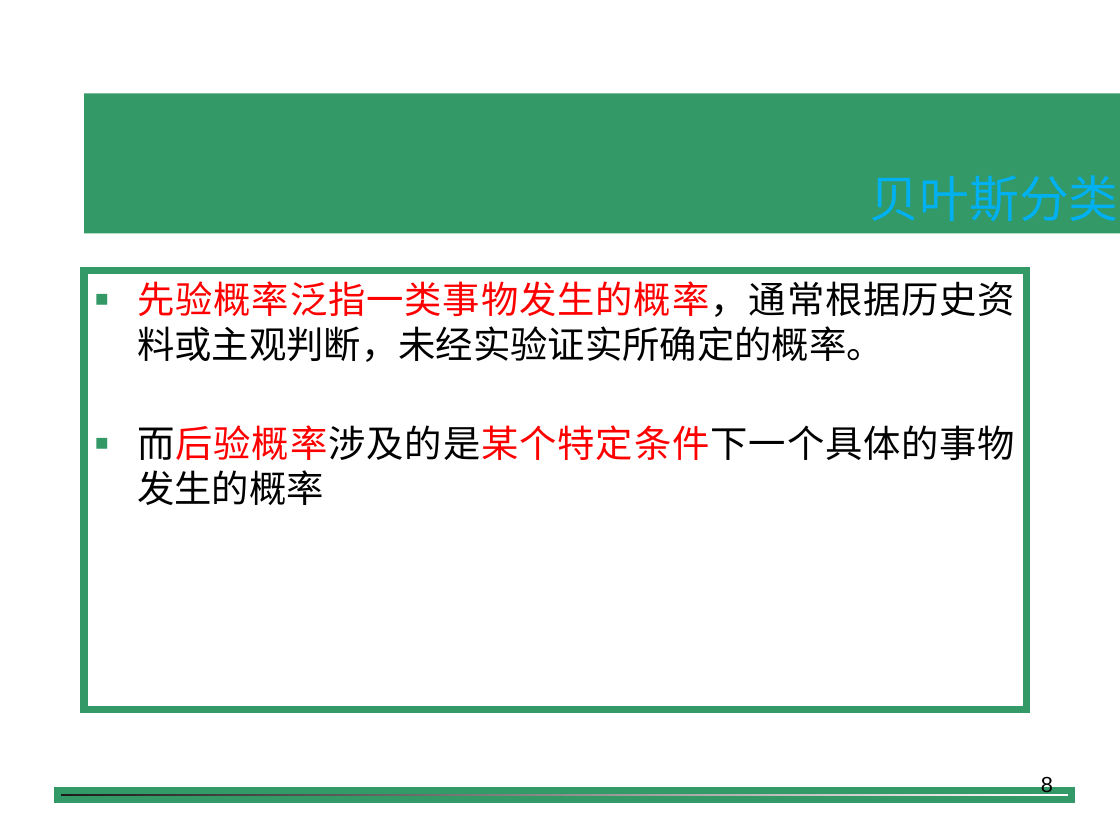
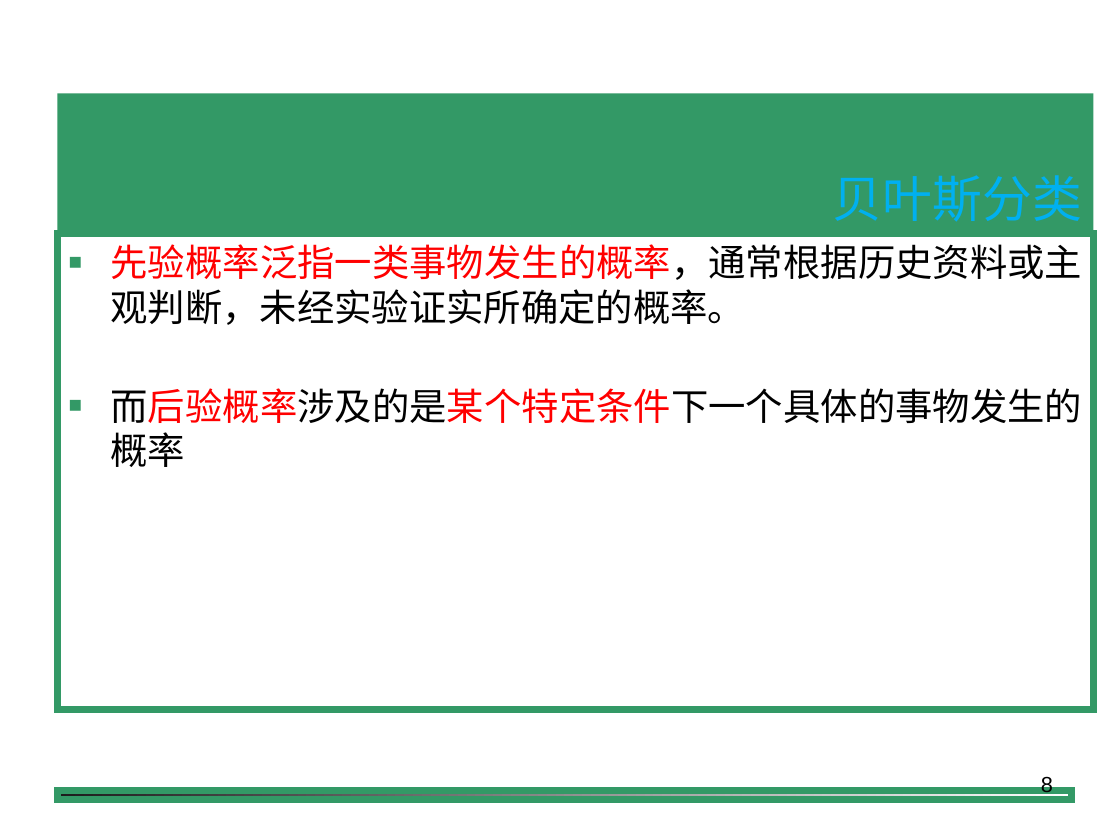
Before and after one commit to shfkuang/shfkuang.github.io, a slide deck: slide 8 of dm/ch4.4.ppt. Drawn at 1120x840 pixels with LibreOffice and Linux fonts; fonts in the diff are those of the drawing; background and template pictures are left out. Boxes give left, top, right and bottom in pixels: in the first picture for what was removed or moved away, otherwise in the second. Text is boxed around its words. In the diff, an @@ line names an element or a change of style, - is before the commit and + after.

Commit message:
update

```diff
--- a/dm/ch4.4.ppt
+++ b/dm/ch4.4.ppt
@@ title "贝叶斯分类" moved from (x1=84, y1=93, x2=1120, y2=233) to (x1=57, y1=93, x2=1093, y2=233) @@
@@ text "先验概率泛指一类事物发生的概率，通常根据历史资料或主观判断，未经实验证实所确定的概率。" resized from (x1=84, y1=271, x2=1027, y2=710) to (x1=57, y1=233, x2=1093, y2=709) @@
```
Also in this commit, not shown: 1 other slide changed.
